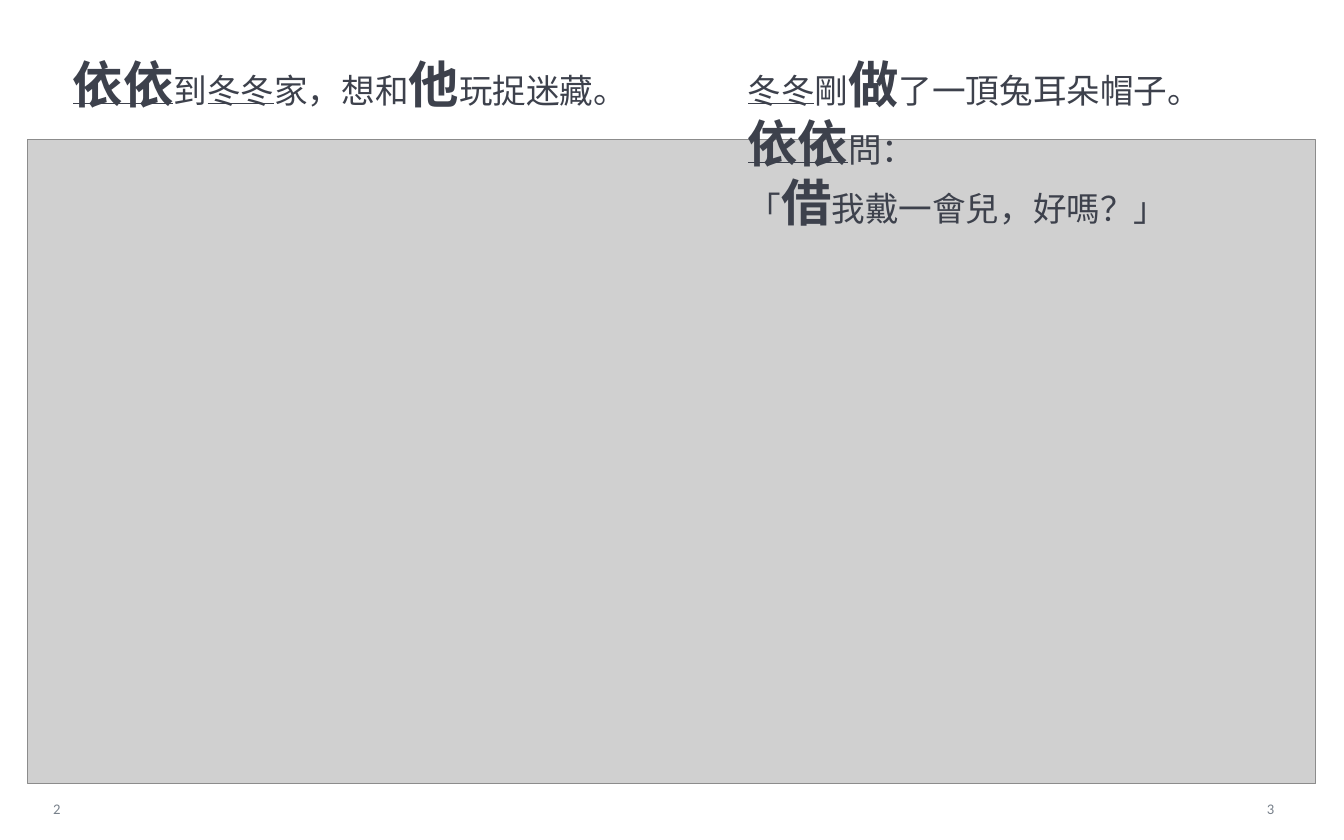
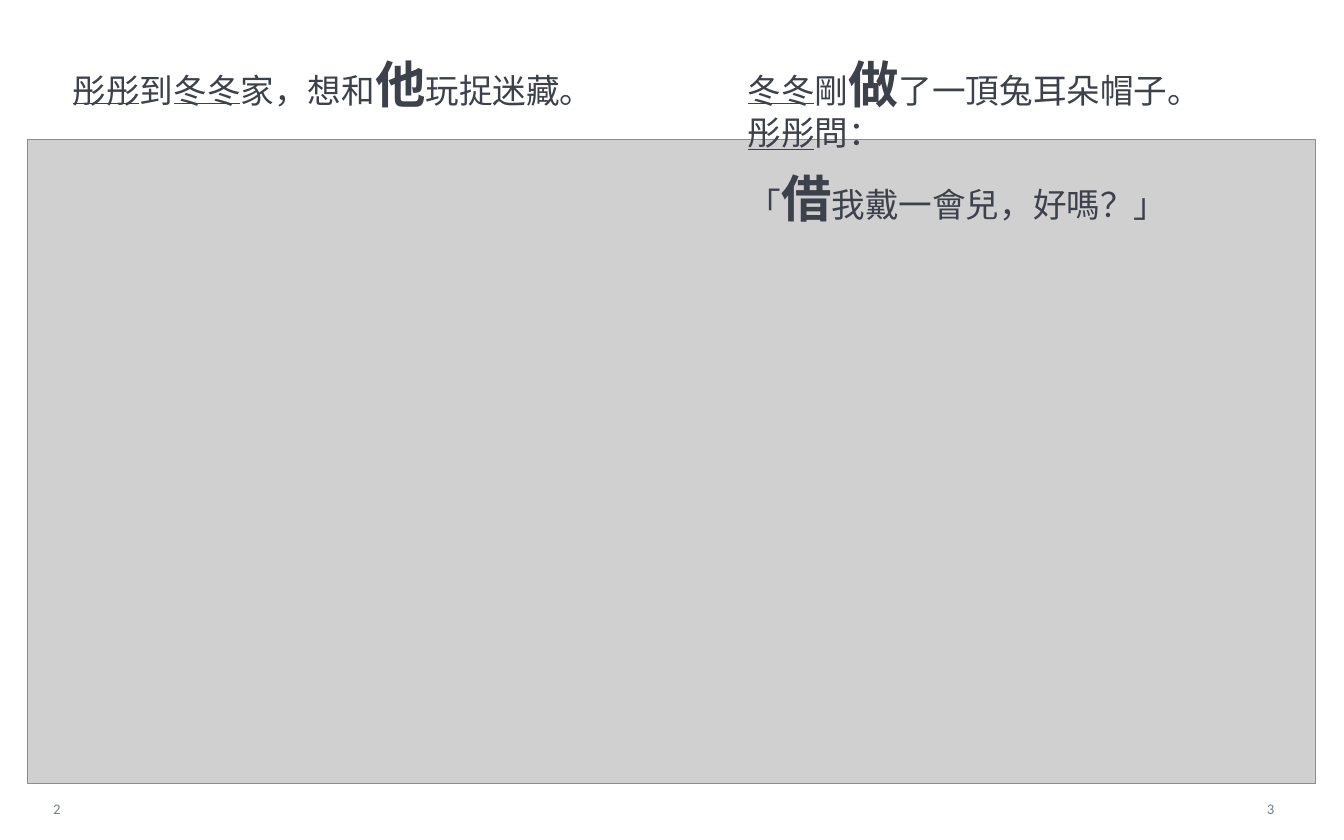
Before and after one commit to angusQAQ/audio-book, a slide deck: slide 3 of books/this-time-you-cant-find-me/exports/這次，你找不到我！_可編輯排版.pptx. Drawn at 1344x840 pixels with LibreOffice and Linux fonts; fonts in the diff are those of the drawing; grey boxes stand for pictures. Boxes give left, top, right and bottom in pixels: in the first picture for what was removed or moved away, otherwise in the second. Text is boxed around its words. In the diff, an @@ line names an element or a change of style, - is before the commit and + after.

```diff
--- a/books/this-time-you-cant-find-me/exports/這次，你找不到我！_可編輯排版.pptx
+++ b/books/this-time-you-cant-find-me/exports/這次，你找不到我！_可編輯排版.pptx
@@ text at bbox=[73, 60, 594, 108]: text changed @@
-依依到冬冬家，想和他玩捉迷藏。
+彤彤到冬冬家，想和他玩捉迷藏。
@@ line moved from (74, 104) - (173, 104) to (74, 104) - (139, 104) @@
@@ line moved from (208, 104) - (274, 104) to (174, 104) - (240, 104) @@
@@ text at bbox=[748, 111, 882, 150]: text changed; size 36 to 24 pt; bold off @@
-依依問：
+彤彤問：
@@ text "「借我戴一會兒，好嗎？」": place and size @@
-text "「借我戴一會兒，好嗎？」" at bbox=[748, 178, 1168, 226]
+text "「借我戴一會兒，好嗎？」" at bbox=[748, 174, 1168, 222]
@@ line moved from (748, 162) - (848, 162) to (748, 150) - (815, 150) @@
```
Also in this commit, not shown: 11 other slides changed, 56 other files.
